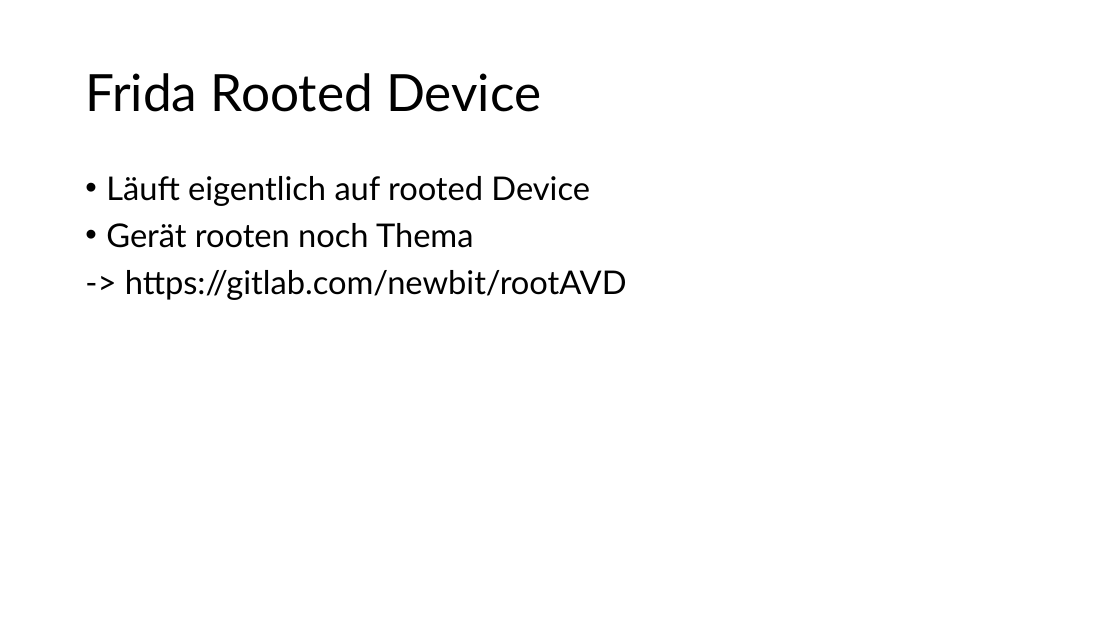
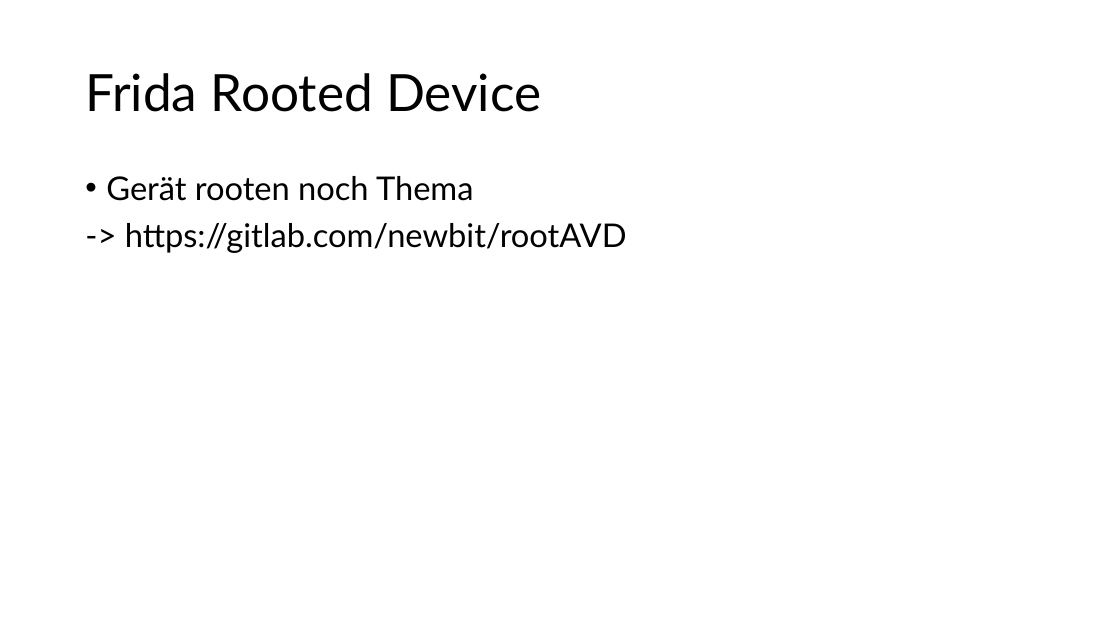
Before and after one commit to domi-cmd/Reference_Application_for_OWASP_MASTG, a slide deck: slide 4 of dev_documents/meetings/meeting_07/meeting_07.pptx (slide 3 before the commit). Drawn at 1120x630 pixels with LibreOffice and Linux fonts; fonts in the diff are those of the drawing. Boxes give left, top, right and bottom in pixels: in the first picture for what was removed or moved away, otherwise in the second. Text is boxed around its words. In the diff, an @@ line names an element or a change of style, - is before the commit and + after.

```diff
--- a/dev_documents/meetings/meeting_07/meeting_07.pptx
+++ b/dev_documents/meetings/meeting_07/meeting_07.pptx
@@ text at (106,176,590,206): paragraph removed @@
-• Läuft eigentlich auf rooted Device
```
Also in this commit, not shown: 1 other slide changed, 2 slides added, 5 other files.
